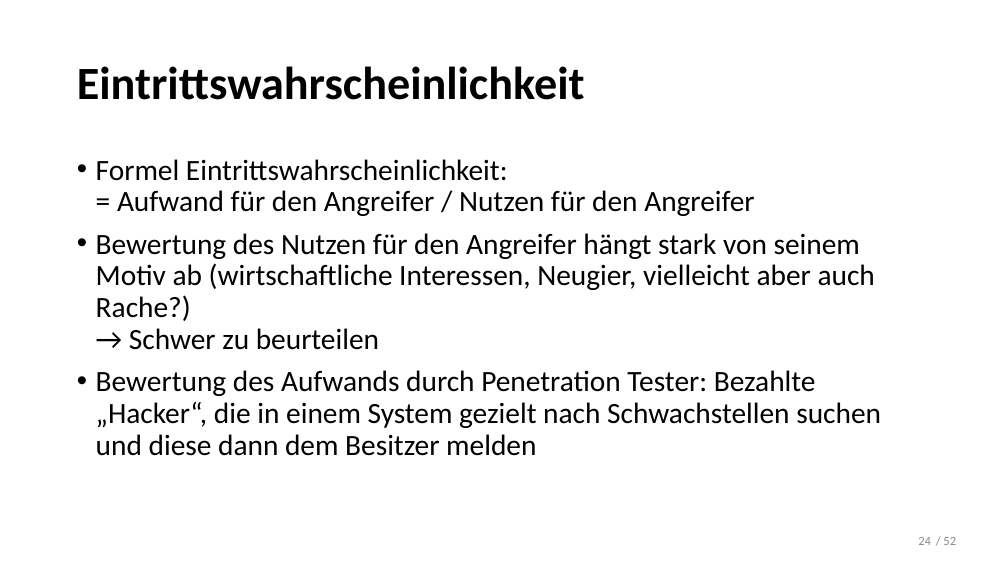
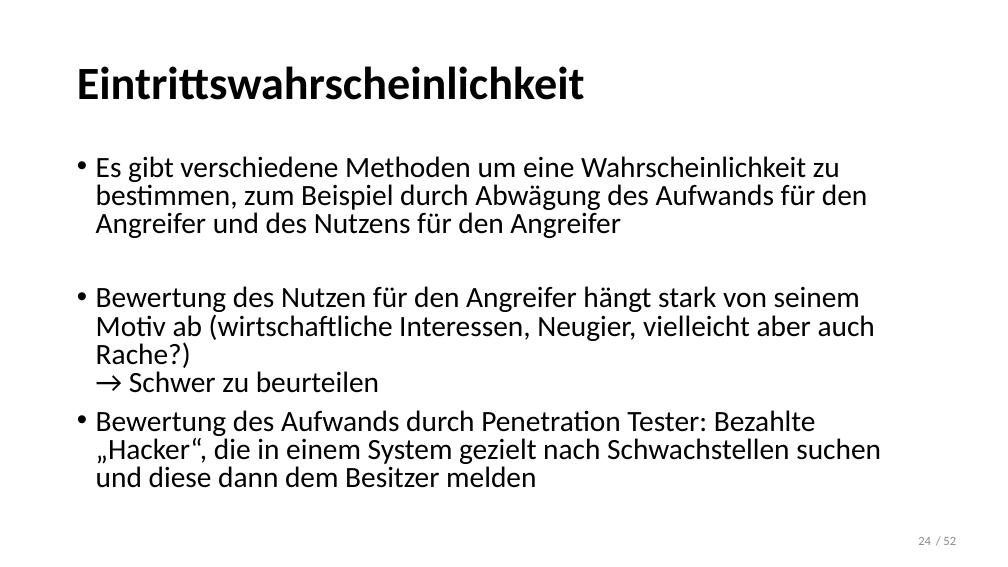
Before and after one commit to LennartDuemke/Sicherheit, a slide deck: slide 24 of Risikomanagement.pptx. Drawn at 1008x567 pixels with LibreOffice and Linux fonts; fonts in the diff are those of the drawing. Boxes give left, top, right and bottom in pixels: in the first picture for what was removed or moved away, otherwise in the second. Text is boxed around its words. In the diff, an @@ line names an element or a change of style, - is before the commit and + after.

```diff
--- a/Risikomanagement.pptx
+++ b/Risikomanagement.pptx
@@ text at bbox=[96, 156, 867, 238]: text changed @@
-• Formel Eintrittswahrscheinlichkeit:
-  = Aufwand für den Angreifer / Nutzen für den Angreifer
+• Es gibt verschiedene Methoden um eine Wahrscheinlichkeit zu bestimmen, zum Beispiel durch Abwägung des Aufwands für den Angreifer und des Nutzens für den Angreifer
@@ text at bbox=[96, 286, 881, 488]: line spacing 0.9 to 0.8 @@
```
Also in this commit, not shown: 1 other slide changed.
